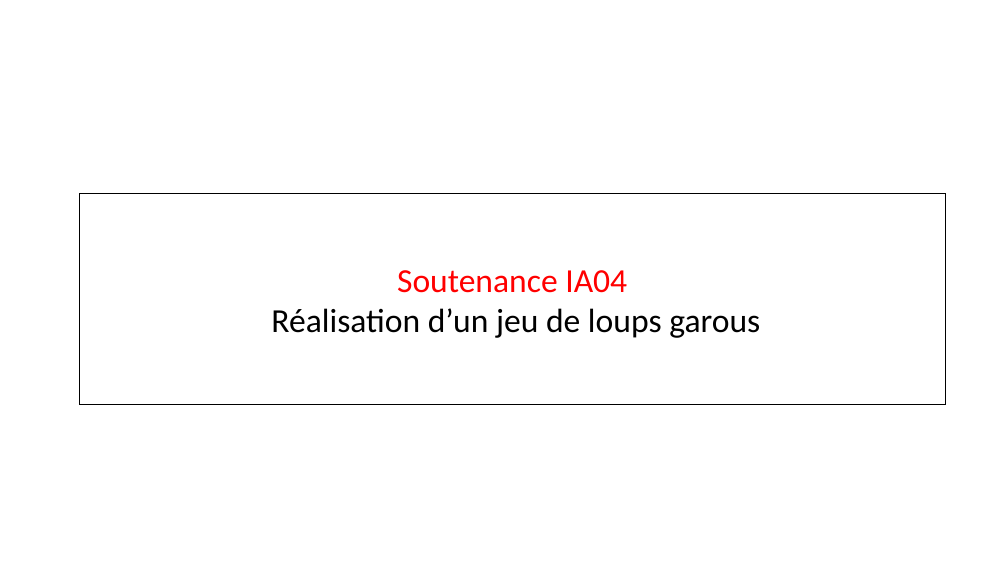
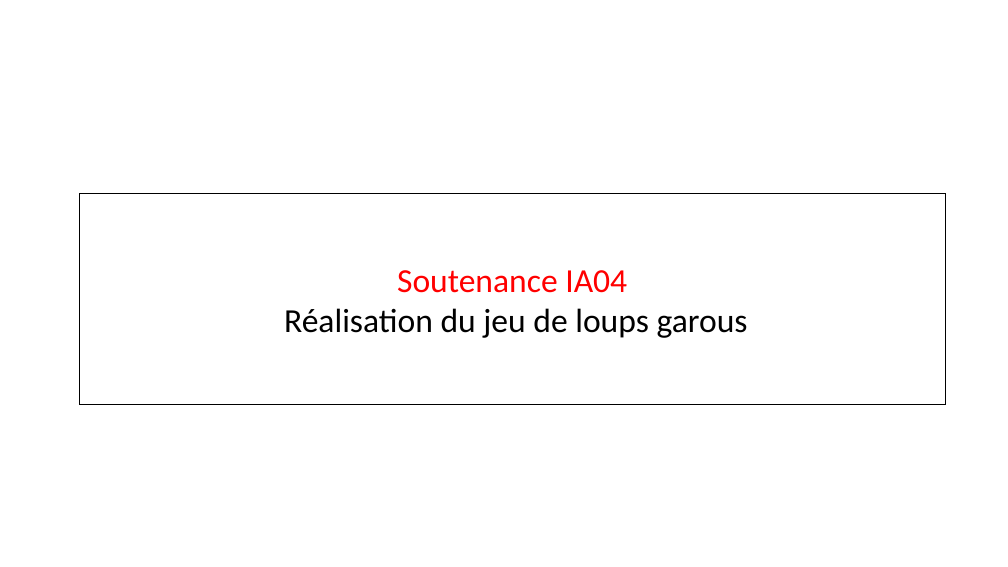
Before and after one commit to konamdav/Loup-Garou, a slide deck: slide 1 of Soutenance.pptx. Drawn at 1008x567 pixels with LibreOffice and Linux fonts; fonts in the diff are those of the drawing; background and template pictures are left out. Boxes give left, top, right and bottom in pixels: in the first picture for what was removed or moved away, otherwise in the second. Text is boxed around its words. In the diff, an @@ line names an element or a change of style, - is before the commit and + after.

```diff
--- a/Soutenance.pptx
+++ b/Soutenance.pptx
@@ text in rectangle at box(284, 308, 748, 338): text changed @@
-Réalisation d’un jeu de loups garous
+Réalisation du jeu de loups garous
```
Also in this commit, not shown: 4 other slides changed, 7 other files.
